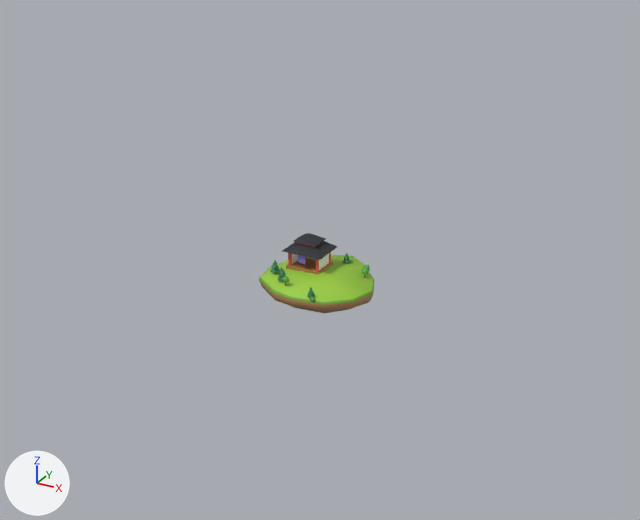
The glTF model docs/assets/pals/worlds/agent-skills.glb as it was, and as the next commit left it.
One viewpoint serves both versions: a 50 mm lens placed at (1.278, -2.331, 1.396), pointed at (0.042, -0.082, 0.271). Every picture has the same lights, and +X, +Y and +Z are marked at lower left. The older version comes first.

In view in the first picture: 'isle_centre.001'.
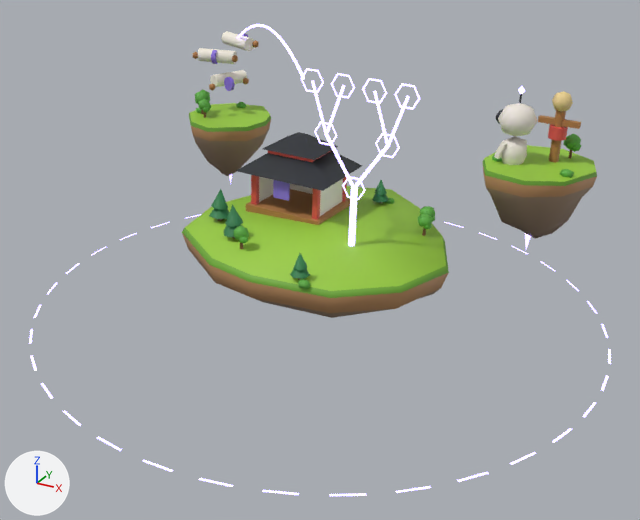
Not drawn themselves, but carrying or shaping drawn objects: ob_arcs, ob_rings, ob_student, ob_scrolls, ob_tree.

Boxes [x1, y1, x2, y2] around the edits, measured in the pictures (640 x 520 px):
'isle_centre.001', moved: before [259, 233, 374, 313]; after [182, 132, 449, 318]
'isle_dojo.001', moved (not visible before): after [483, 91, 597, 249]
'isle_scrolls.001', moved (not visible before): after [189, 89, 271, 183]
'tree.001', moved, rescaled (not visible before): after [301, 68, 421, 247]
'student.001', moved (not visible before): after [496, 86, 537, 165]
'scrolls.001', moved (not visible before): after [193, 31, 259, 91]
'rings.001', moved, rescaled (not visible before): after [29, 214, 611, 496]
'arcs.001', rescaled (not visible before): after [237, 24, 305, 80]
'student_arm_L.001', moved (not visible before): after [494, 141, 507, 159]

What changed in the scene script:
```text
Change ob_arcs:
    ob_arcs.scale: (0.001, 0.001, 0.001) -> (1.0, 1.0, 1.0)
Change ob_tree:
    ob_tree.parent: ob_isle_centre -> ob_island_main
    ob_tree.scale: (0.001, 0.001, 0.001) -> (1.0, 1.0, 1.0)
Change ob_isle_centre_001:
    ob_isle_centre_001.parent: ob_isle_centre -> ob_island_main
Change ob_student:
    ob_student.parent: ob_isle_dojo -> ob_island_1
Change ob_isle_dojo_001:
    ob_isle_dojo_001.parent: ob_isle_dojo -> ob_island_1
Change ob_scrolls:
    ob_scrolls.parent: ob_isle_scrolls -> ob_island_2
Change ob_isle_scrolls_001:
    ob_isle_scrolls_001.parent: ob_isle_scrolls -> ob_island_2
Change ob_rings:
    ob_rings.parent: ob_world_agent_skills -> ob_holograms
    ob_rings.scale: (0.001, 0.001, 0.001) -> (1.0, 1.0, 1.0)
Add ob_island_main:
    ob_island_main = bpy.data.objects.new('island_main', None)
    ob_island_main.parent = ob_stage
    ob_island_main.location = (-0.887, 0.311, 0.3)
Add ob_stage:
    ob_stage = bpy.data.objects.new('stage', None)
    ob_stage.parent = ob_world_agent_skills
    ob_stage.location = (0.887, -0.311, 0.0)
    ob_stage.rotation_euler = (0.0143, 0.0407, 0.00029)  # degrees (0.8, 2.3, 0)
Add ob_island_2:
    ob_island_2 = bpy.data.objects.new('island_2', None)
    ob_island_2.parent = ob_stage
    ob_island_2.location = (-1.476, 0.651, 0.5)
Add ob_island_1:
    ob_island_1 = bpy.data.objects.new('island_1', None)
    ob_island_1.parent = ob_stage
    ob_island_1.location = (-0.33, 0.701, 0.52)
Add ob_holograms:
    ob_holograms = bpy.data.objects.new('holograms', None)
    ob_holograms.parent = ob_stage
    ob_holograms.location = (-0.887, 0.311, 0.0)
```
